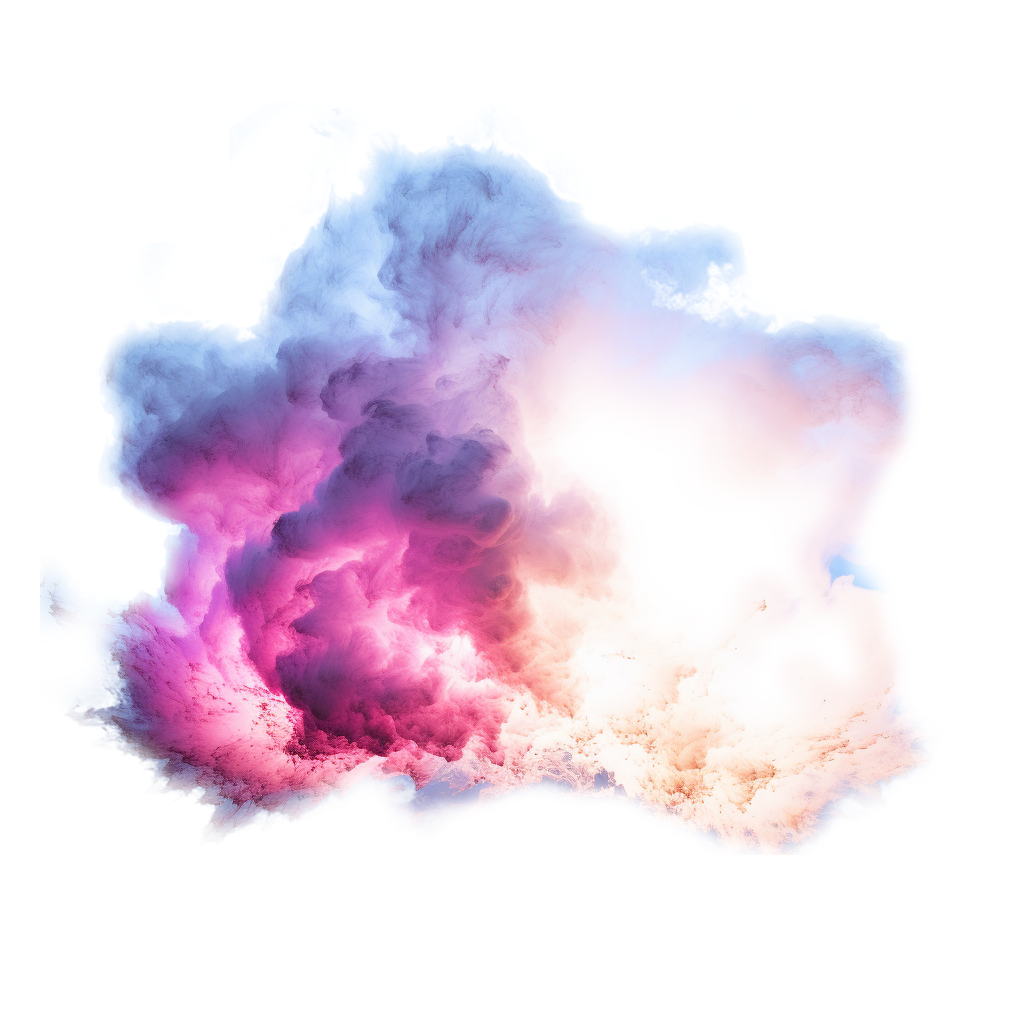
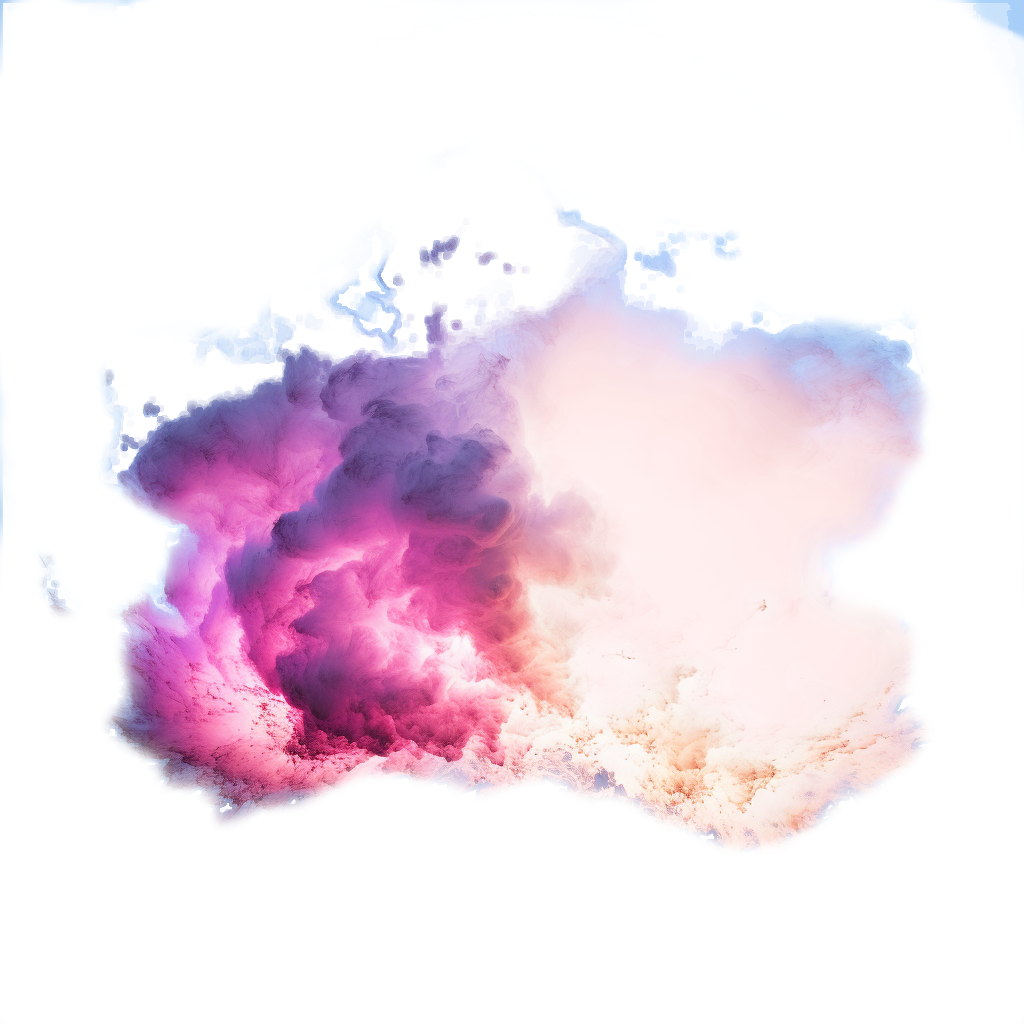
Two versions of the same layered image (1024 x 1024). Layer-by-layer changes:
added layer "Paint Layer 1 (pasted)" above "Background" over [0, 0, 1024, 1024]
hid "Background", painted on it over [0, 64, 1024, 1024]
